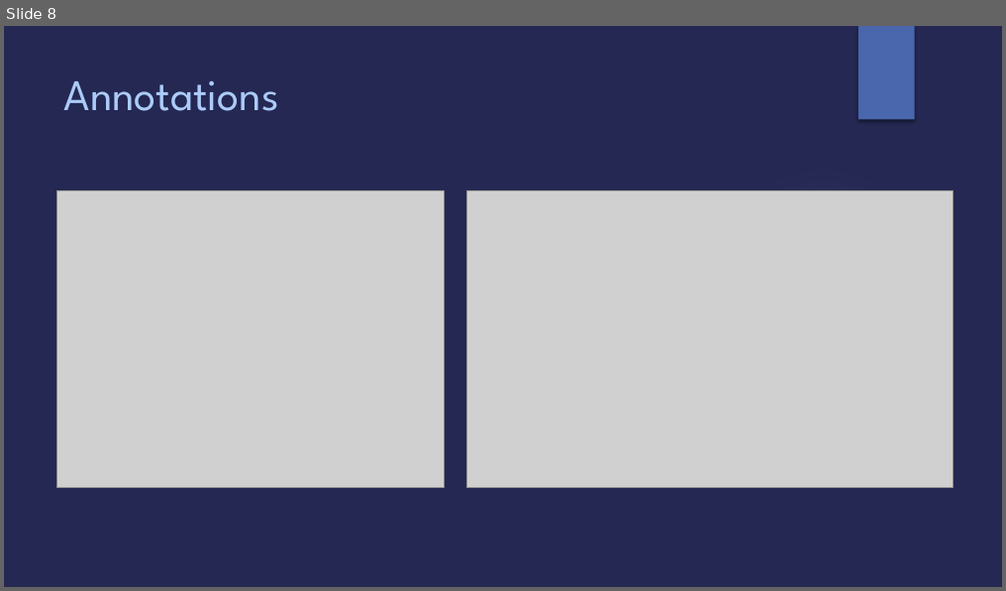
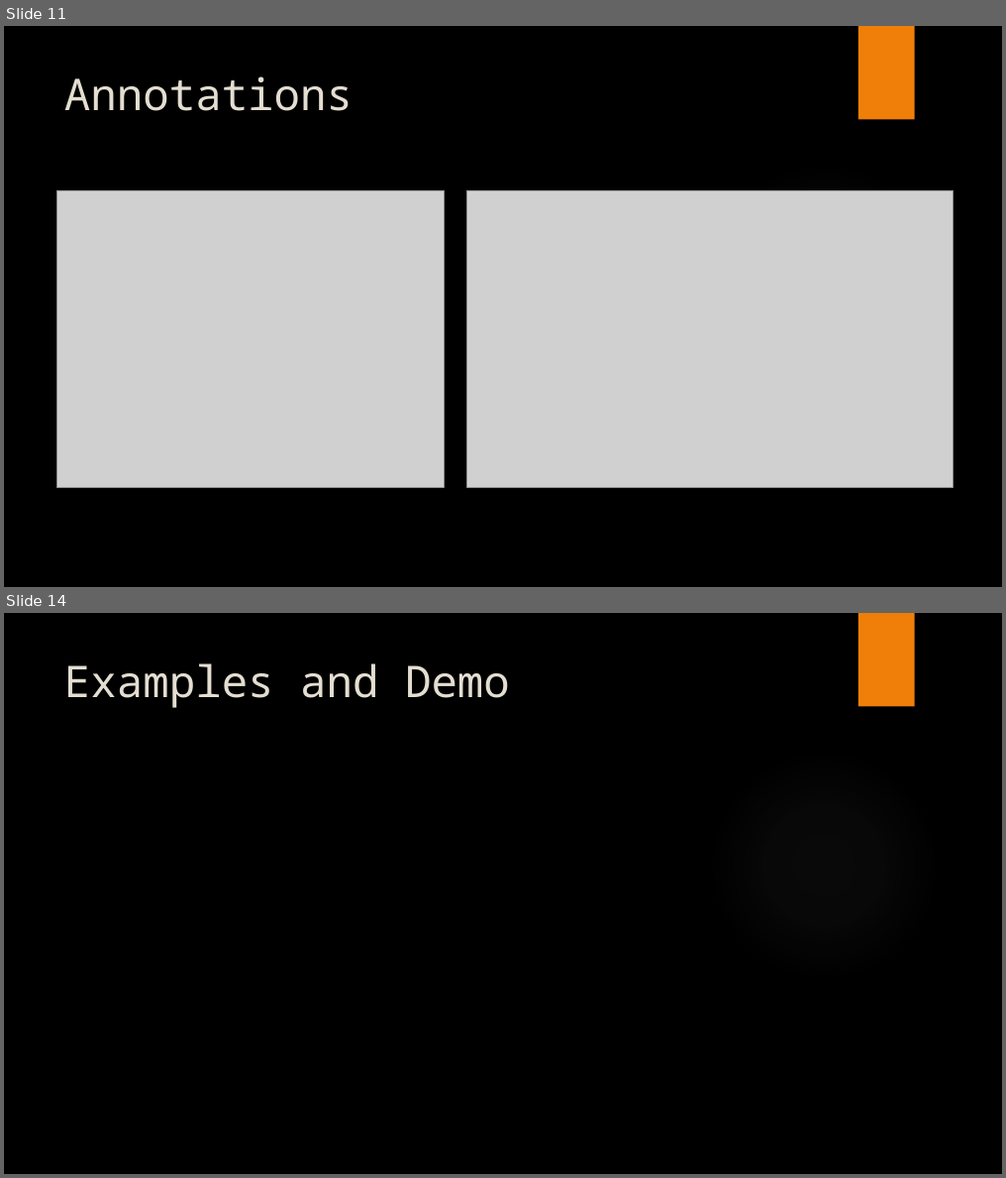
Before and after one commit to Open-MBEE/klang, a slide deck: presentations/K.pptx. Shown one above the other, each under a label of ours: slide 8 before the commit, slides 11 and 14 after it; the slides between them are not shown. The pictures are 1006x591 and 1006x1178 pixels, drawn with LibreOffice and Linux fonts; fonts in the diff are those of the drawing; grey boxes stand for pictures; background and template pictures are left out. Boxes give left, top, right and bottom in pixels: in the first picture for what was removed or moved away, otherwise in the second. Text is boxed around its words. In the diff, an @@ line names an element or a change of style, - is before the commit and + after.

```diff
--- a/presentations/K.pptx
+++ b/presentations/K.pptx
@@ slide 14 added at (x1=4, y1=613, x2=1002, y2=1174), background picture (left out); not listed: 2 template elements that a slide beside it also shows @@
@@ title added at (x1=64, y1=663, x2=510, y2=708), 42 pt, text #E3DED1 @@
+Examples and Demo
@@ what was slide 8 is now slide 11 @@
@@ slide 11 changed as well @@
@@ background #242852 to picture (left out) @@
@@ rectangle at (x1=858, y1=26, x2=915, y2=120): fill #4A66AC to #F07F09 @@
@@ title "Annotations" at (x1=64, y1=76, x2=352, y2=111): font League Spartan to Noto Sans Mono, text colour #ACCBF9 to #E3DED1 @@
@@ ellipse at (x1=709, y1=163, x2=939, y2=393): fill gradient #9297CF to gradient #848484 @@
```
Also in this commit, not shown: 8 other slides changed, 16 other slides added, 1 slide removed.
